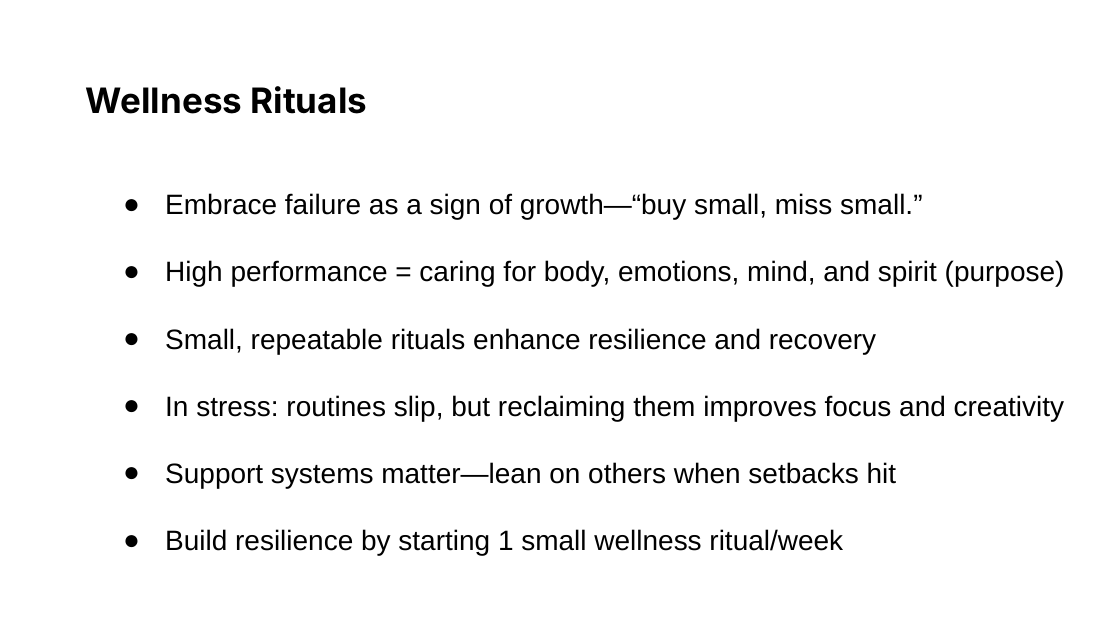
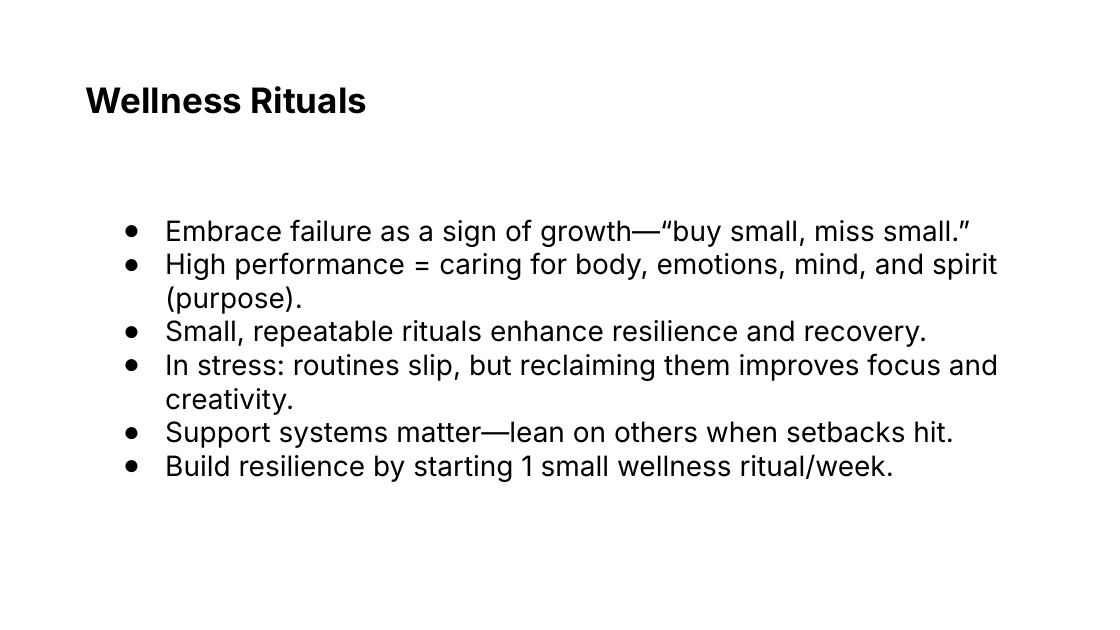
Before and after one commit to usds/ditap-curriculum-update, a slide deck: slide 29 of 3_Curriculum/3A_DITAP-Core-Curriculum/Module-5/In-Class Materials/1_Module 5 Presentation.pptx. Drawn at 1120x630 pixels with LibreOffice and Linux fonts; fonts in the diff are those of the drawing. Boxes give left, top, right and bottom in pixels: in the first picture for what was removed or moved away, otherwise in the second. Text is boxed around its words. In the diff, an @@ line names an element or a change of style, - is before the commit and + after.

```diff
--- a/3_Curriculum/3A_DITAP-Core-Curriculum/Module-5/In-Class Materials/1_Module 5 Presentation.pptx
+++ b/3_Curriculum/3A_DITAP-Core-Curriculum/Module-5/In-Class Materials/1_Module 5 Presentation.pptx
@@ text "Embrace failure as a sign ...": place and size @@
-text "Embrace failure as a sign ..." at box(165, 193, 1065, 555)
+text "Embrace failure as a sign ..." at box(165, 219, 998, 482)
@@ text at box(165, 219, 970, 247): font Arial to Inter in "Embrace failure as a sign of growth—“buy ..." @@
@@ text at box(165, 252, 998, 482): text changed; font Arial to Inter @@
-● High performance = caring for body, emotions, mind, and spirit (purpose)
-● Small, repeatable rituals enhance resilience and recovery
-● In stress: routines slip, but reclaiming them improves focus and creativity
-● Support systems matter—lean on others when setbacks hit
-● Build resilience by starting 1 small wellness ritual/week
+● High performance = caring for body, emotions, mind, and spirit (purpose).
+● Small, repeatable rituals enhance resilience and recovery.
+● In stress: routines slip, but reclaiming them improves focus and creativity.
+● Support systems matter—lean on others when setbacks hit.
+● Build resilience by starting 1 small wellness ritual/week.
```
Also in this commit, not shown: 106 other slides changed, 1 slide added, 1 slide removed, 10 other files.
